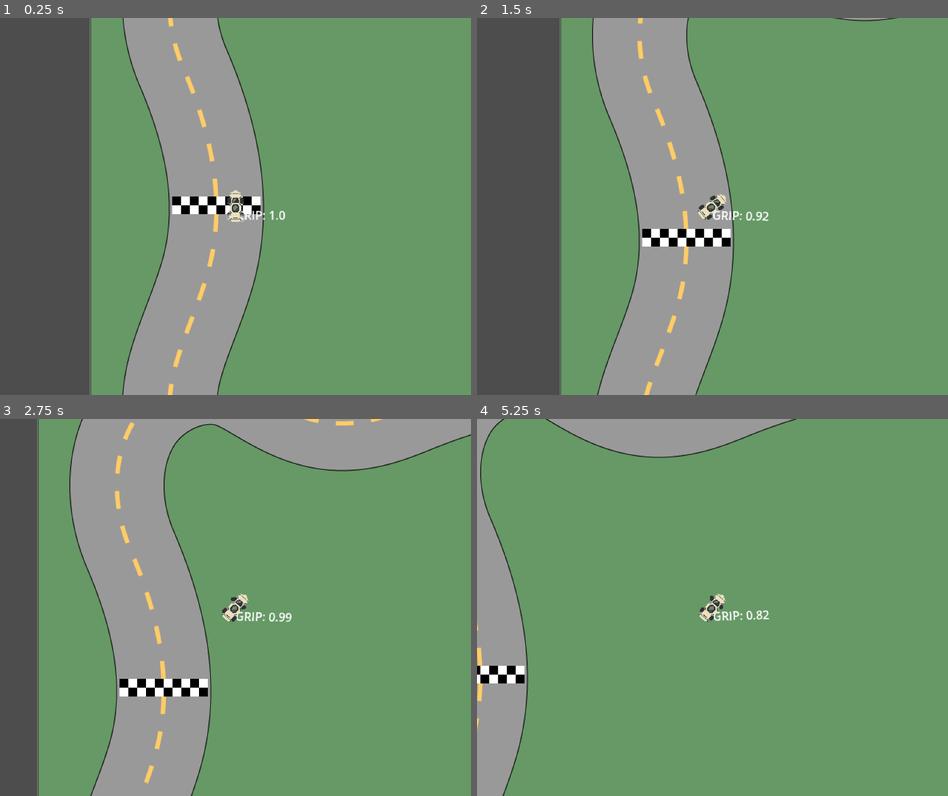
Above: before the commit, frames 1-4 (two rows, left to right).
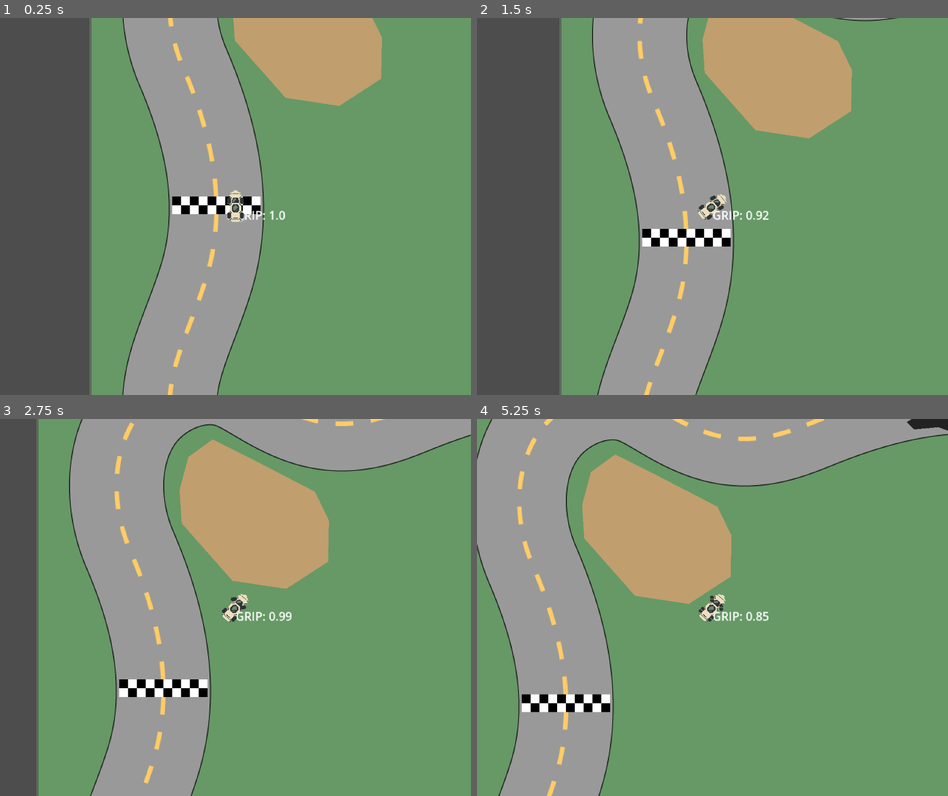
Above: after the commit, the same moments.

Repository: PGComai/Made-at-the-MADE-2025
Game: Godot game, scene res://scenes/racetrack2/racetrack2.tscn
Two runs of this game, one before a commit and one after it. Both use one fixed random seed, a clock stepped at 60 frames per second and the inputs below.
Inputs:
- Up to frame 1 (0.25 s): no input
- Up to frame 2 (1.5 s): hold D (right) 0.53-1.28 s; hold A (left) from 1.28 s (still down)
- Up to frame 3 (2.75 s): release A (left) at 2.03 s; hold D (right) from 2.03 s (still down)
- Up to frame 4 (5.25 s): release D (right) at 3.53 s; hold A (left) from 3.53 s (still down)

The runs differ from the first frame. In frame 1, 5.8% of the frame differs, in the area x 48-82%, y 0-54%; in frame 2, 8.0%; in frame 3, 10%; in frame 4, 38%, in the area x 0-100%, y 0-100%.

Commit message:
terrains

Diff:
--- a/car/car.gd
+++ b/car/car.gd
@@ -26,8 +26,12 @@
 var speed: float = INITIAL_SPEED
 var wheels: Array[AnimatedSprite2D]
 var smoke_timer: float = 0.0
+var terrain_slip: float = 1.0
+var terrain_damp: float = 1.0
+var current_terrain: Terrain
 ## How many laps have been completed
 var completed_laps := 0
+
 
 @onready var sprite_2d: Sprite2D = $Sprite2D
 @onready var label_grip: Label = $LabelGrip
@@ -38,6 +42,7 @@
 @onready var smoke_left: GPUParticles2D = $SmokeLeft
 @onready var smoke_right: GPUParticles2D = $SmokeRight
 @onready var vehicle_player: VehiclePlayer = %VehiclePlayer
+@onready var stuff_detector: Area2D = $StuffDetector
 
 
 func _ready() -> void:
@@ -65,7 +70,6 @@
 	smoke_left.emitting = tire_smoke
 	smoke_right.emitting = tire_smoke
 	label_grip.text = "GRIP: %s" % snappedf(grip, 0.01)
-	label_grip.rotation = -rotation
 
 	var real_vel: Vector2 = get_real_velocity()
 	var small_speed: float = clampf(real_vel.length(), 0.0, 1.0)
@@ -74,19 +78,20 @@
 	velocity += thrust_dir * speed * delta * grip
 	var ideal_vel: Vector2 = -global_transform.y * velocity.length()
 
-	velocity = velocity.slerp(ideal_vel, 0.08 * grip)
-	velocity *= drag * remap(grip, MIN_GRIP, 1.0, 0.99, 1.0)
+	velocity = velocity.slerp(ideal_vel, 0.08 * grip * terrain_slip)
+	velocity *= drag * remap(grip, MIN_GRIP, 1.0, 0.995, 1.0) * terrain_damp
 
-	var heading = velocity.rotated(wheel_angle * small_speed * turn_grip)
+	var heading = velocity.rotated(wheel_angle * small_speed)
 
 	var ang_diff: float = angle_difference(car_angle, heading.angle() + PI/2.0)
 
 	spin_momentum += absf(ang_diff) * 0.8 * small_speed
-	spin = lerp(spin, ang_diff, 0.02 * grip)
+	spin = lerp(spin, ang_diff, 0.02 * grip * terrain_slip)
 	var steer_strength: float = pow(speed, 0.95) * (3.0 / INITIAL_SPEED)
 
-	car_angle += spin * delta * steer_strength * spin_momentum * grip
+	car_angle += spin * delta * steer_strength * spin_momentum * grip * terrain_slip
 	rotation = car_angle
+	label_grip.rotation = -rotation
 
 	move_and_slide()
 
@@ -99,3 +104,30 @@
 	completed_laps += 1
 	vehicle_player.gear_shift(completed_laps)
 	speed += 50.0
+
+
+func _on_stuff_detector_area_entered(area: Area2D) -> void:
+	if area.is_in_group("terrain"):
+		var terrain_area: Terrain = area
+		current_terrain = terrain_area
+		if current_terrain.terrain_type == "oil":
+			terrain_slip = 0.4
+			terrain_damp = 1.0
+		elif current_terrain.terrain_type == "rough":
+			terrain_slip = 0.9
+			terrain_damp = 0.99
+		elif current_terrain.terrain_type == "sand":
+			terrain_slip = 0.9
+			terrain_damp = 0.97
+		elif current_terrain.terrain_type == "dirt":
+			terrain_slip = 0.8
+			terrain_damp = 0.995
+
+
+func _on_stuff_detector_area_exited(area: Area2D) -> void:
+	if area.is_in_group("terrain"):
+		var terrain_area: Terrain = area
+		if current_terrain == terrain_area:
+			current_terrain = null
+			terrain_slip = 1.0
+			terrain_damp = 1.0
--- a/car/car.tscn
+++ b/car/car.tscn
@@ -45,7 +45,10 @@
 scale_curve = SubResource("CurveTexture_bkrhx")
 alpha_curve = SubResource("CurveTexture_jpe8o")
 
+[sub_resource type="CircleShape2D" id="CircleShape2D_jpe8o"]
+
 [node name="Car" type="CharacterBody2D"]
+collision_layer = 2
 script = ExtResource("1_2gitb")
 
 [node name="VehiclePlayer" parent="." instance=ExtResource("2_jpe8o")]
@@ -55,7 +58,7 @@
 shape = SubResource("CircleShape2D_2gitb")
 
 [node name="Sprite2D" type="Sprite2D" parent="."]
-z_index = 1
+z_index = 2
 texture = ExtResource("2_dxy33")
 
 [node name="LabelGrip" type="Label" parent="."]
@@ -64,18 +67,22 @@
 text = "GRIP: 1.0"
 
 [node name="WheelFL" parent="." instance=ExtResource("3_hkabp")]
+z_index = 2
 position = Vector2(-9, -8)
 frame_progress = 0.60218227
 
 [node name="WheelFR" parent="." instance=ExtResource("3_hkabp")]
+z_index = 2
 position = Vector2(8, -8)
 frame_progress = 0.60218227
 
 [node name="WheelBL" parent="." instance=ExtResource("3_hkabp")]
+z_index = 2
 position = Vector2(-9, 12)
 frame_progress = 0.60218227
 
 [node name="WheelBR" parent="." instance=ExtResource("3_hkabp")]
+z_index = 2
 position = Vector2(8, 12)
 frame_progress = 0.60218227
 
@@ -98,3 +105,12 @@
 fixed_fps = 60
 interpolate = false
 process_material = SubResource("ParticleProcessMaterial_h3fet")
+
+[node name="StuffDetector" type="Area2D" parent="."]
+monitorable = false
+
+[node name="CollisionShape2D" type="CollisionShape2D" parent="StuffDetector"]
+shape = SubResource("CircleShape2D_jpe8o")
+
+[connection signal="area_entered" from="StuffDetector" to="." method="_on_stuff_detector_area_entered"]
+[connection signal="area_exited" from="StuffDetector" to="." method="_on_stuff_detector_area_exited"]
--- a/project.godot
+++ b/project.godot
@@ -24,6 +24,7 @@
 
 car="The automobile the player controls."
 checkpoint="Areas that the players must visit to complete a lap."
+terrain=""
 
 [input]
 
--- a/scenes/racetrack2/racetrack2.tscn
+++ b/scenes/racetrack2/racetrack2.tscn
@@ -6,6 +6,7 @@
 [ext_resource type="PackedScene" uid="uid://d0o2qlnyynrd1" path="res://car/car.tscn" id="4_q0spc"]
 [ext_resource type="PackedScene" uid="uid://c8cygi4lw5m0h" path="res://car/chase_cam.tscn" id="5_ddnrx"]
 [ext_resource type="PackedScene" uid="uid://bivlmeywelyqy" path="res://scenes/finish_line/finish_line.tscn" id="6_ddnrx"]
+[ext_resource type="Script" uid="uid://duykyco6wqlc" path="res://terrain/terrain.gd" id="7_gr8d5"]
 
 [node name="Racetrack2" type="Node2D"]
 
@@ -42,11 +43,52 @@
 
 [node name="Car" parent="." groups=["car"] instance=ExtResource("4_q0spc")]
 position = Vector2(-315, 0)
-collision_layer = 2
 
 [node name="ChaseCam" parent="." node_paths=PackedStringArray("car") instance=ExtResource("5_ddnrx")]
 position = Vector2(-315, 0)
 car = NodePath("../Car")
 
+[node name="TerrainSand" type="Area2D" parent="."]
+position = Vector2(-259, -264)
+script = ExtResource("7_gr8d5")
+terrain_type = "sand"
+metadata/_custom_type_script = "uid://duykyco6wqlc"
+metadata/_edit_group_ = true
+
+[node name="CollisionPolygon2D" type="CollisionPolygon2D" parent="TerrainSand"]
+polygon = PackedVector2Array(-60, -8, -48, -53, -15, -77, 43, -48, 124, -6, 143, 33, 142, 89, 85, 126, 12, 115, -57, 37)
+
+[node name="Polygon2D" type="Polygon2D" parent="TerrainSand"]
+color = Color(0.7594102, 0.6221743, 0.43064967, 1)
+polygon = PackedVector2Array(-60, -8, -48, -53, -15, -77, 43, -48, 124, -6, 143, 33, 142, 89, 85, 126, 12, 115, -57, 37)
+
+[node name="TerrainDirt" type="Area2D" parent="."]
+position = Vector2(346, -73)
+script = ExtResource("7_gr8d5")
+terrain_type = "dirt"
+metadata/_custom_type_script = "uid://duykyco6wqlc"
+metadata/_edit_group_ = true
+
+[node name="CollisionPolygon2D" type="CollisionPolygon2D" parent="TerrainDirt"]
+polygon = PackedVector2Array(-13, -130, -32, -80, -48, 8, -37, 89, -16, 146, 28, 189, 36, 164, 46, 175, 70, 157, 86, 177, 94, 147, 125, 164, 138, 128, 117, 55, 118, 2, 137, -77, 140, -122, 114, -134, 98, -112, 51, -127, 49, -106, 9, -134)
+
+[node name="Polygon2D" type="Polygon2D" parent="TerrainDirt"]
+color = Color(0.47637045, 0.30216306, 0.17505264, 1)
+polygon = PackedVector2Array(-13, -130, -32, -80, -48, 8, -37, 89, -16, 146, 28, 189, 36, 164, 46, 175, 70, 157, 86, 177, 94, 147, 125, 164, 138, 128, 117, 55, 118, 2, 137, -77, 140, -122, 114, -134, 98, -112, 51, -127, 49, -106, 9, -134)
+
+[node name="TerrainOil" type="Area2D" parent="."]
+position = Vector2(200, -392)
+script = ExtResource("7_gr8d5")
+terrain_type = "oil"
+metadata/_custom_type_script = "uid://duykyco6wqlc"
+metadata/_edit_group_ = true
+
+[node name="CollisionPolygon2D" type="CollisionPolygon2D" parent="TerrainOil"]
+polygon = PackedVector2Array(-58, -5, -40, -14, -18, -25, 2, -36, 19, -32, 32, -9, 47, 4, 40, 18, 20, 27, -15, 21, -35, 14, -68, 17, -78, 7)
+
+[node name="Polygon2D" type="Polygon2D" parent="TerrainOil"]
+color = Color(0.1361005, 0.1361005, 0.1361005, 1)
+polygon = PackedVector2Array(-58, -5, -40, -14, -18, -25, 2, -36, 19, -32, 32, -9, 47, 4, 40, 18, 20, 27, -15, 21, -35, 14, -68, 17, -78, 7)
+
 [connection signal="seen_all_checkpoints" from="CheckpointRecorder" to="Car" method="_on_checkpoint_recorder_seen_all_checkpoints"]
 [connection signal="lap_finished" from="FinishLine" to="Car" method="_on_lap_finished"]
--- a/terrain/terrain.gd
+++ b/terrain/terrain.gd
@@ -1,2 +1,9 @@
 extends Area2D
 class_name Terrain
+
+
+@export_enum("oil", "rough", "sand", "dirt") var terrain_type: String
+
+
+func _ready() -> void:
+	add_to_group("terrain")
Not shown: 1 places in car/car.tscn that only renumber resources
Not shown: 1 places in scenes/racetrack2/racetrack2.tscn that only renumber resources
